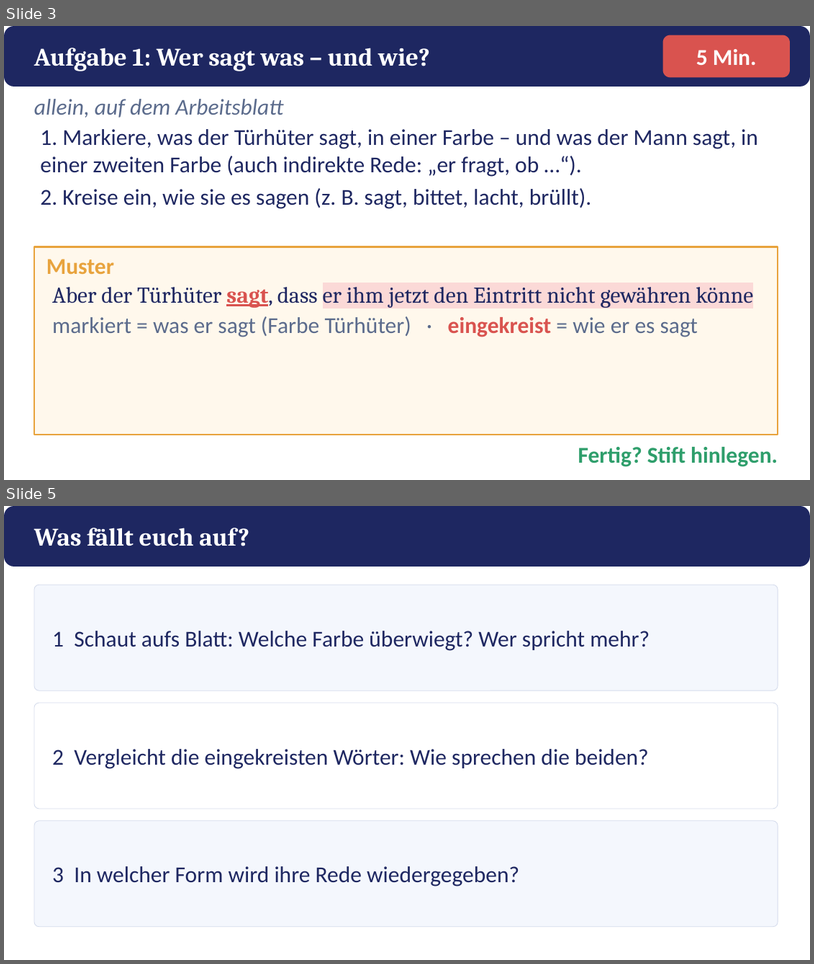
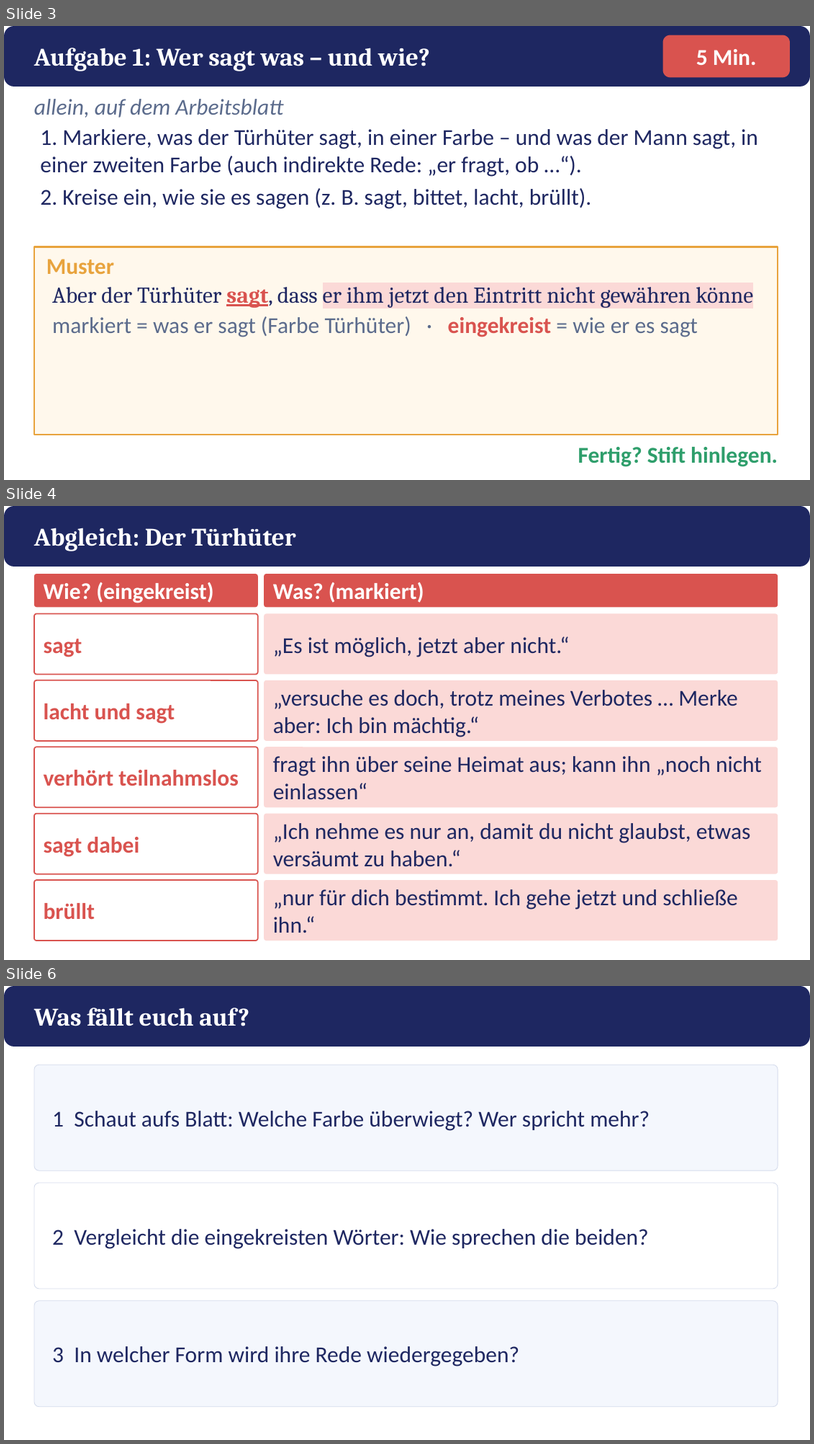
Before and after one commit to golzkonstantin-gif/Schule, a slide deck: Deutsch_11/Kafka_Vor_dem_Gesetz/Macht_Ohnmacht/Praesentation_Macht_Ohnmacht.pptx. Shown one above the other, each under a label of ours: slides 3 and 5 before the commit, slides 3, 4 and 6 after it; the slides between them are not shown. The pictures are 814x964 and 814x1444 pixels, drawn with LibreOffice and Linux fonts; fonts in the diff are those of the drawing. Boxes give left, top, right and bottom in pixels: in the first picture for what was removed or moved away, otherwise in the second. Text is boxed around its words. In the diff, an @@ line names an element or a change of style, - is before the commit and + after.

```diff
--- a/Deutsch_11/Kafka_Vor_dem_Gesetz/Macht_Ohnmacht/Praesentation_Macht_Ohnmacht.pptx
+++ b/Deutsch_11/Kafka_Vor_dem_Gesetz/Macht_Ohnmacht/Praesentation_Macht_Ohnmacht.pptx
@@ slide 4 added at [4, 506, 810, 960], background #FFFFFF @@
@@ rounded rectangle added at [4, 506, 810, 566], fill #1E2761 @@
@@ text added at [34, 528, 296, 551], 30 pt, text #FFFFFF, bold @@
+Abgleich: Der Türhüter
@@ rounded rectangle added at [34, 574, 258, 607], fill #D9534F @@
@@ text added at [44, 582, 214, 603], 27 pt, text #FFFFFF, bold @@
+Wie? (eingekreist)
@@ rounded rectangle added at [264, 574, 778, 607], fill #D9534F @@
@@ text added at [273, 582, 424, 602], 27 pt, text #FFFFFF, bold @@
+Was? (markiert)
@@ rounded rectangle added at [34, 614, 258, 674], fill #FFFFFF, outline #D9534F 1.5 pt @@
@@ rounded rectangle added at [264, 614, 778, 674], fill #FBD9D7 @@
@@ text added at [44, 638, 82, 657], 27 pt, text #D9534F, bold @@
+sagt
@@ text added at [273, 636, 569, 657], 27 pt, text #1E2761 @@
+„Es ist möglich, jetzt aber nicht.“
@@ rounded rectangle added at [34, 680, 258, 741], fill #FFFFFF, outline #D9534F 1.5 pt @@
@@ rounded rectangle added at [264, 680, 778, 741], fill #FBD9D7 @@
@@ text added at [273, 690, 738, 737], 27 pt, text #1E2761 @@
+„versuche es doch, trotz meines Verbotes … Merke aber: Ich bin mächtig.“
@@ text added at [44, 703, 175, 723], 27 pt, text #D9534F, bold @@
+lacht und sagt
@@ rounded rectangle added at [34, 746, 258, 807], fill #FFFFFF, outline #D9534F 1.5 pt @@
@@ rounded rectangle added at [264, 746, 778, 807], fill #FBD9D7 @@
@@ text added at [273, 756, 762, 800], 27 pt, text #1E2761 @@
+fragt ihn über seine Heimat aus; kann ihn „noch nicht einlassen“
@@ text added at [44, 770, 238, 785], 27 pt, text #D9534F, bold @@
+verhört teilnahmslos
@@ rounded rectangle added at [34, 813, 258, 874], fill #FFFFFF, outline #D9534F 1.5 pt @@
@@ rounded rectangle added at [264, 813, 778, 874], fill #FBD9D7 @@
@@ text added at [273, 823, 751, 867], 27 pt, text #1E2761 @@
+„Ich nehme es nur an, damit du nicht glaubst, etwas versäumt zu haben.“
@@ text added at [44, 836, 139, 857], 27 pt, text #D9534F, bold @@
+sagt dabei
@@ rounded rectangle added at [34, 880, 258, 940], fill #FFFFFF, outline #D9534F 1.5 pt @@
@@ rounded rectangle added at [264, 880, 778, 940], fill #FBD9D7 @@
@@ text added at [273, 889, 738, 932], 27 pt, text #1E2761 @@
+„nur für dich bestimmt. Ich gehe jetzt und schließe ihn.“
@@ text added at [44, 903, 95, 919], 27 pt, text #D9534F, bold @@
+brüllt
@@ what was slide 5 is now slide 6 @@
```
Also in this commit, not shown: 1 other slide added, 1 slide removed, 6 other files.
